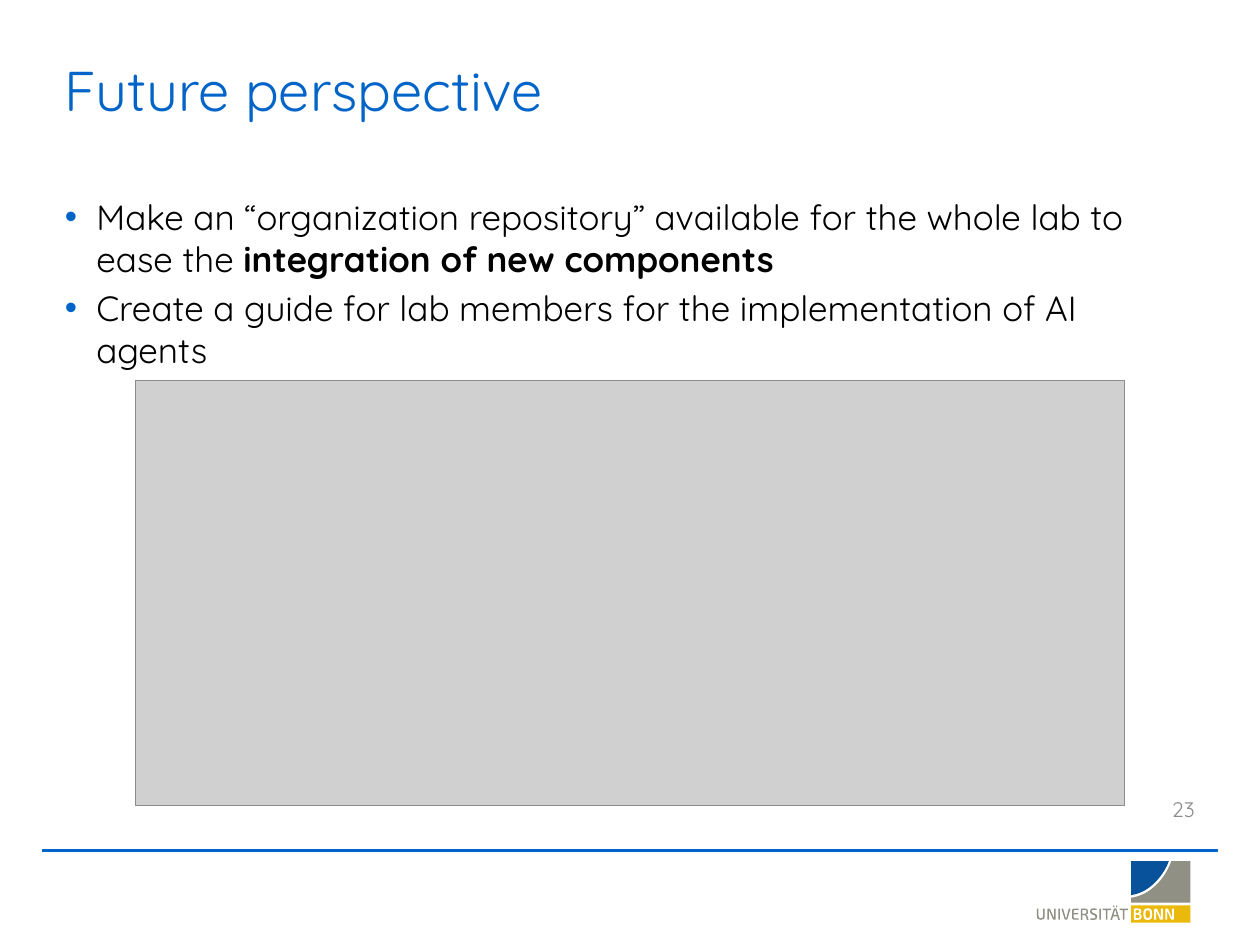
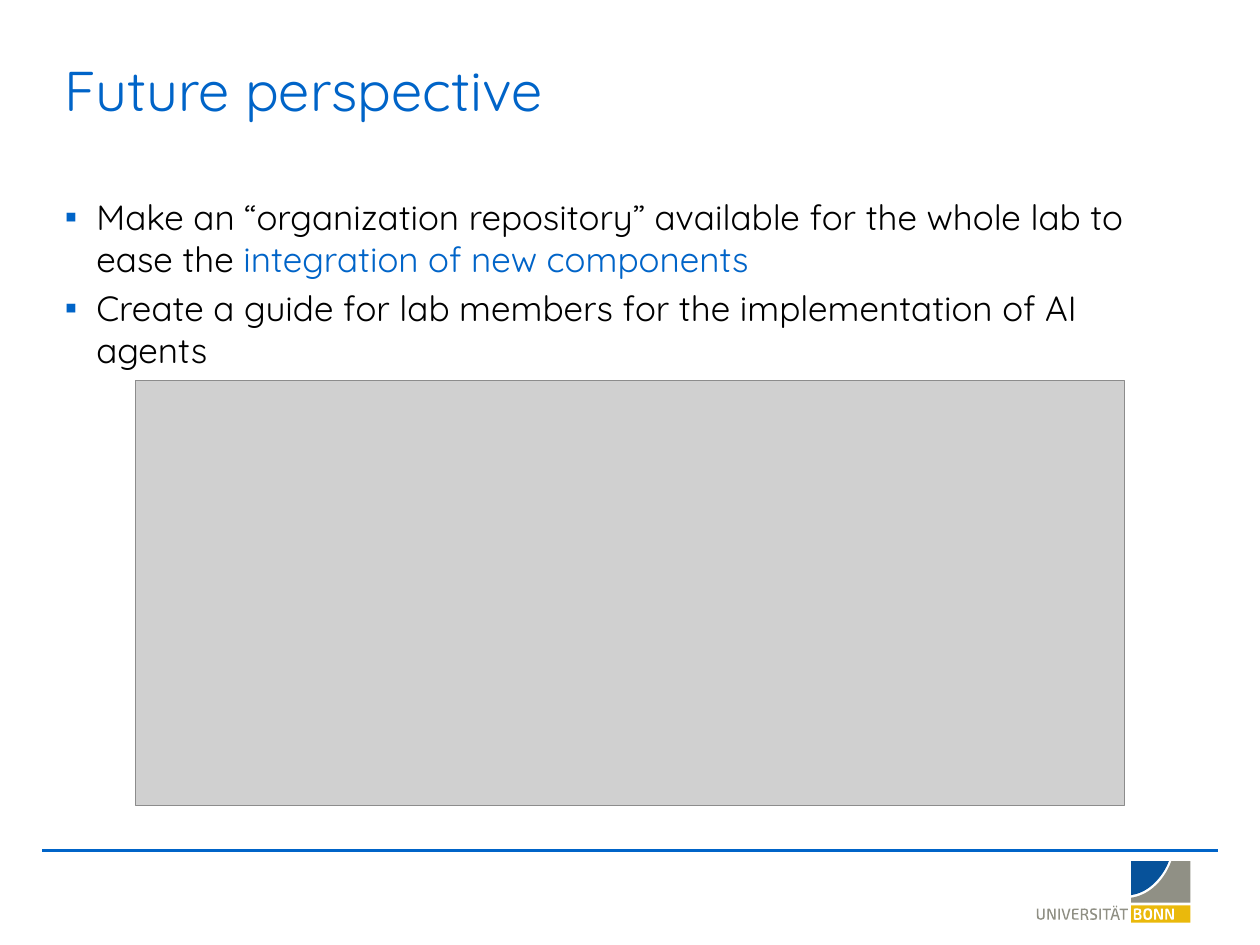
Before and after one commit to LSI-Uni-Bonn/ChemicHAL, a slide deck: slide 21 of slides/AI_Agent_Explainability.pptx (slide 23 before the commit). Drawn at 1260x945 pixels with LibreOffice and Linux fonts; fonts in the diff are those of the drawing; grey boxes stand for pictures; background and template pictures are left out. Boxes give left, top, right and bottom in pixels: in the first picture for what was removed or moved away, otherwise in the second. Text is boxed around its words. In the diff, an @@ line names an element or a change of style, - is before the commit and + after.

```diff
--- a/slides/AI_Agent_Explainability.pptx
+++ b/slides/AI_Agent_Explainability.pptx
@@ text "Make an “organization repository” available ..." at bbox=[96, 204, 1123, 370]: text colour #000000 to #0064C8, bold off in "integration of new components"; bullet • to ▪ @@
@@ page number removed at bbox=[1172, 802, 1195, 817] @@
-23
```
Also in this commit, not shown: 23 other slides changed.
